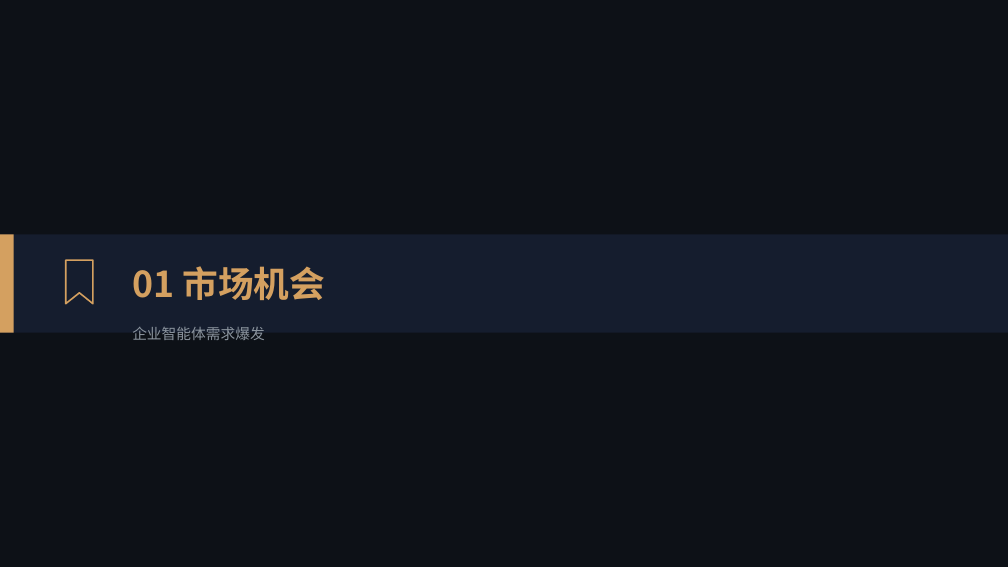
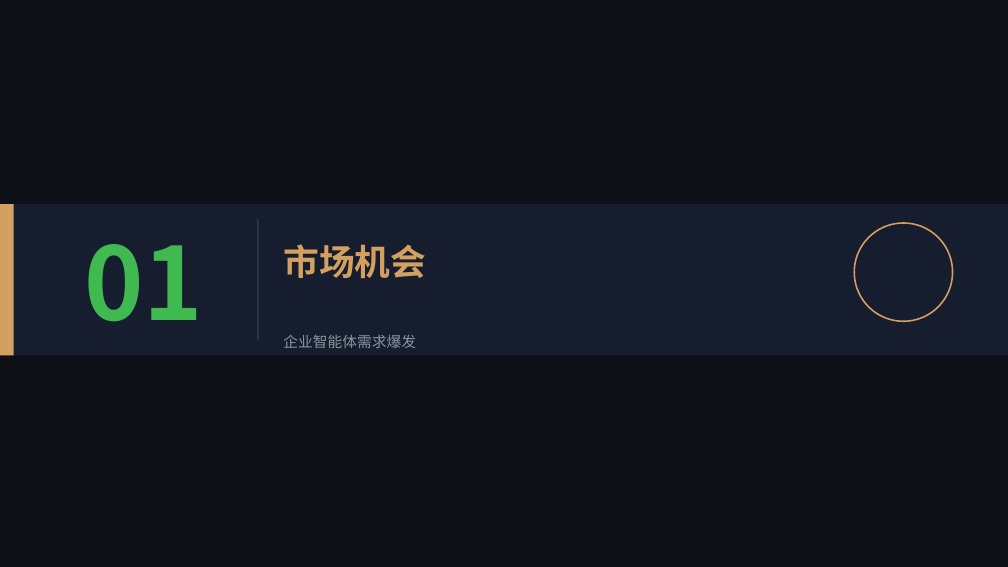
Before and after one commit to xmwcg/ppt-pro-studio, a slide deck: slide 3 of output/deck.pptx. Drawn at 1008x567 pixels with LibreOffice and Linux fonts; fonts in the diff are those of the drawing. Boxes give left, top, right and bottom in pixels: in the first picture for what was removed or moved away, otherwise in the second. Text is boxed around its words. In the diff, an @@ line names an element or a change of style, - is before the commit and + after.

```diff
--- a/output/deck.pptx
+++ b/output/deck.pptx
@@ rectangle: place and size @@
-rectangle at box(0, 234, 1008, 333)
+rectangle at box(0, 204, 1008, 355)
@@ rectangle: place and size @@
-rectangle at box(0, 234, 14, 333)
+rectangle at box(0, 204, 14, 355)
@@ rectangle added at box(257, 219, 259, 340), fill #30363D @@
@@ ellipse added at box(854, 223, 953, 321), outline #D4A060 1.5 pt @@
@@ freeform shape removed at box(45, 248, 113, 316) @@
@@ text added at box(84, 244, 203, 322), 96 pt, text #3FB950, bold @@
+01
@@ text at box(283, 244, 426, 278): text changed @@
-01 市场机会
+市场机会
@@ text "企业智能体需求爆发": place and size @@
-text "企业智能体需求爆发" at box(132, 327, 265, 340)
+text "企业智能体需求爆发" at box(283, 335, 416, 348)
```
Also in this commit, not shown: 2 other slides changed, 8 other files.
